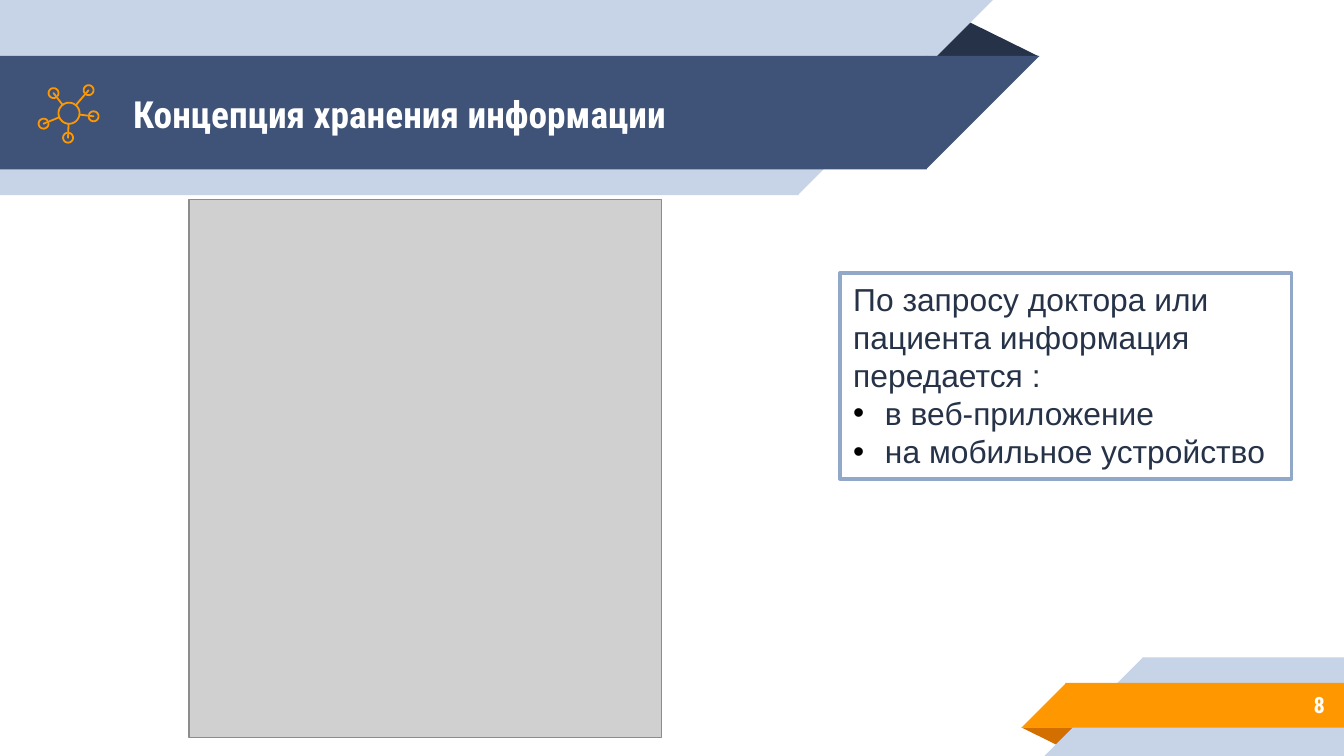
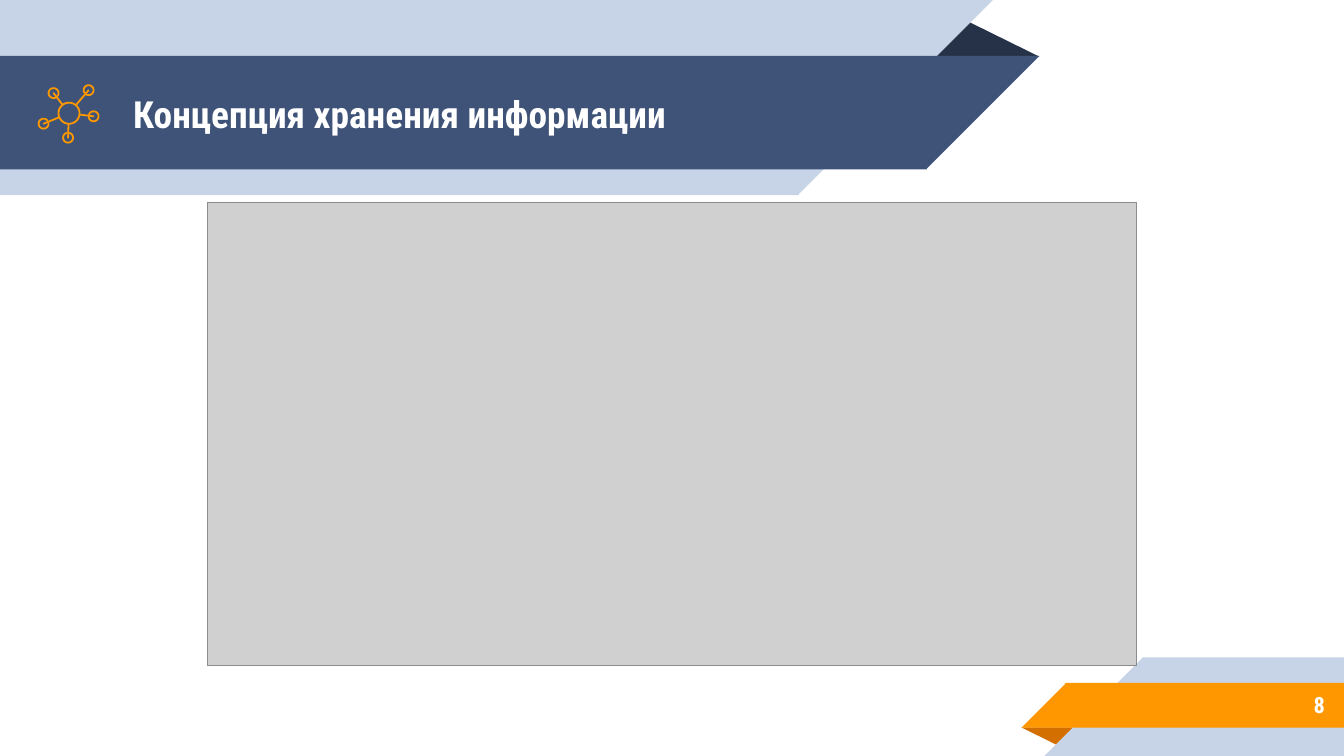
Before and after one commit to KochankovID/hacatone_miac, a slide deck: slide 8 of visual/Danko.pptx. Drawn at 1344x756 pixels with LibreOffice and Linux fonts; fonts in the diff are those of the drawing; grey boxes stand for pictures. Boxes give left, top, right and bottom in pixels: in the first picture for what was removed or moved away, otherwise in the second. Text is boxed around its words. In the diff, an @@ line names an element or a change of style, - is before the commit and + after.

```diff
--- a/visual/Danko.pptx
+++ b/visual/Danko.pptx
@@ picture removed at (190,199,663,738) @@
@@ picture added at (207,203,1136,665) @@
@@ rectangle removed at (840,273,1292,478) @@
-По запросу доктора или пациента информация передается :
-• в веб-приложение
-• на мобильное устройство
```
Also in this commit, not shown: 11 other slides changed, 1 slide added, 3 slides removed, 1 other file.
